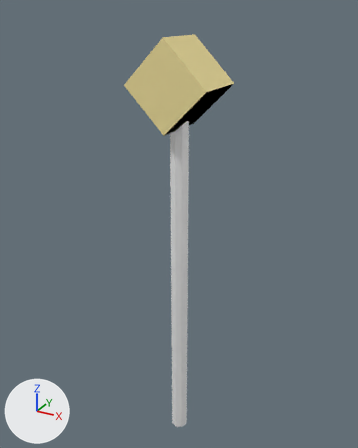
A saved change to the glTF model public/assets/weapons/heroes/chen.glb.
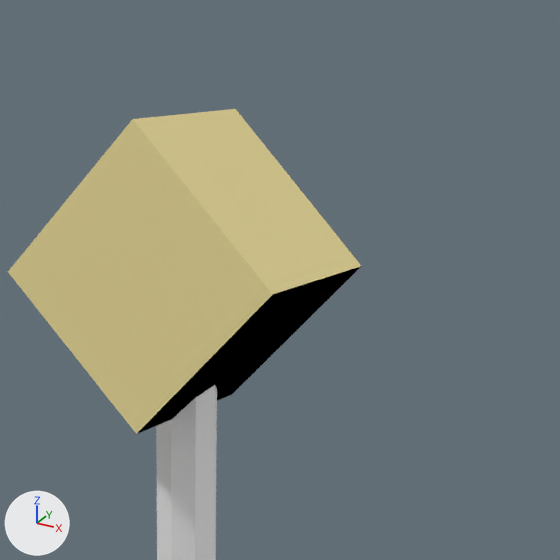
Old and new are each drawn whole from a 50 mm lens placed at (0.842, -1.535, 1.195), pointed at (-0.027, 0.044, 0.405) and again close up on the part from 34% to 83% of the width and 0% to 39% of the height. The axes (+X, +Y, +Z) are drawn at lower left. The lights are the same throughout. The older version's two pictures come first.

The first close-up shows 'chen-head-gem', 'chen-shaft'.
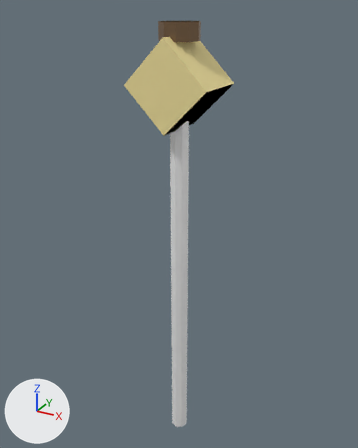
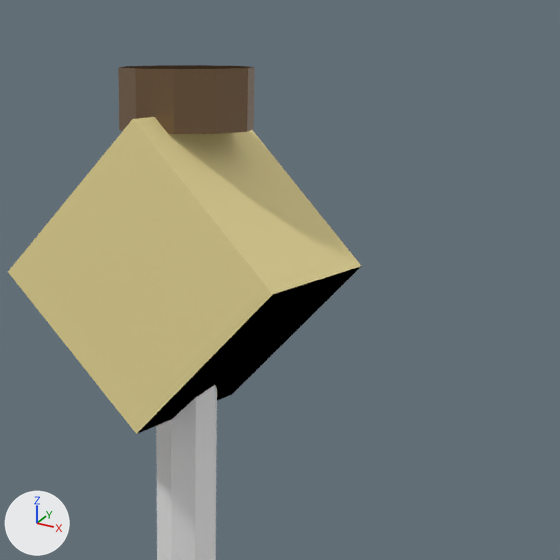
Pixel boxes (x1, y1, x2, y2) of what changed, in the close-ups (560 x 560 px):
```json
{"object": "chen-cap", "change": "added", "after": [118, 65, 255, 134], "on screen": "brown"}
```

The change, as JSON lines over the scene's bpy script:
```json
{"op": "add", "block": "mat_accent", "code": ["mat_accent = principled_material('accent')", "mat_accent.base_color = (0.136, 0.0823, 0.0423)  # brown #67513a", "mat_accent.metallic = 0.35", "mat_accent.roughness = 0.32", "mat_accent.emission_color = (0.0339, 0.0206, 0.0106)  # brown #34271a", "mat_accent.emission_strength = 1.0"]}
{"op": "add", "block": "me_chen_staff_cap", "code": ["me_chen_staff_cap = bpy.data.meshes.new('chen-staff-cap')", "me_chen_staff_cap.from_pydata(...)  # 24 vertices, 40 faces; spans x -0.07..0.07, y -0.0666..0.0666, z 1.09..1.15", "me_chen_staff_cap.materials.append(mat_accent)  # brown #67513a"]}
{"op": "add", "block": "ob_chen_cap", "code": ["ob_chen_cap = bpy.data.objects.new('chen-cap', me_chen_staff_cap)", "ob_chen_cap.location = (0.0, 0.0, 0.0)"]}
```
